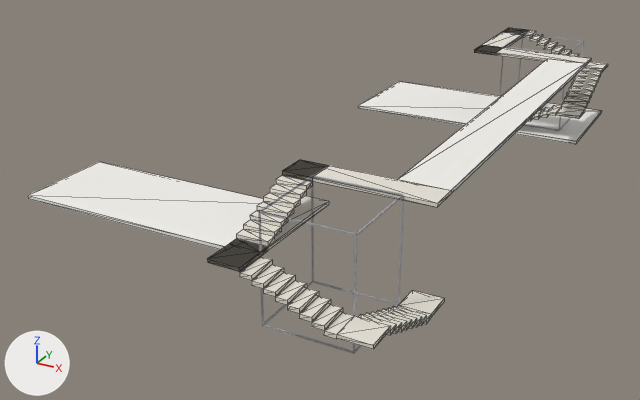
What one commit did to the glTF model examples/walkthrough/ideal/route_to_g29.glb.
The view is the same before and after, from a camera (50 mm lens) standing at (20.1, -44.2, 16.2) and looking at (1.4, -10.2, -0.8). The axes (+X, +Y, +Z) are drawn at lower left. The lights are the same throughout. The picture after the commit comes second. Mesh edges are drawn as thin lines on the coarser meshes. Vertices at exactly the same position are counted once.

Names of what the first picture shows: 'atrium', 'floor', 'stairs'.
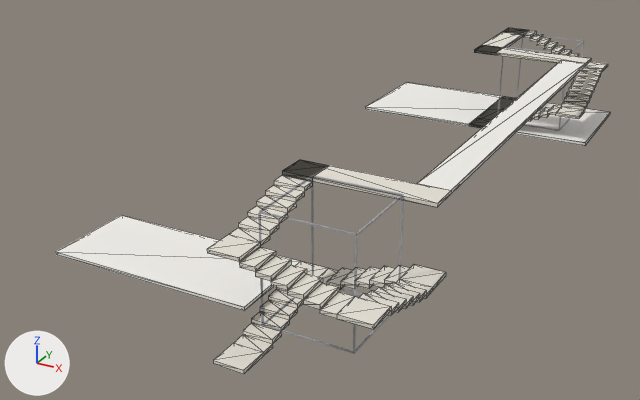
The newer file is also turned or shifted as a whole; pictures and numbers use the older file's frame.

Changed parts and their boxes [x1, y1, x2, y2] in the pictures (640 x 400 px; the box of a moved part takes in the faces that stretch with it):
'floor', reshaped (31% taller): before [28, 59, 602, 250]; after [56, 60, 610, 311]
'stairs', reshaped (8% taller): before [207, 28, 608, 349]; after [207, 28, 608, 374]
part 1 of me_floor, moved or reshaped: before [358, 81, 602, 144]; after [365, 82, 610, 146]
part 2 of me_floor, moved or reshaped: before [28, 162, 263, 250]; after [56, 215, 300, 311]
part 3 of me_floor, moved or reshaped: before [398, 59, 586, 190]; after [418, 60, 586, 190]
part 4 of me_stairs, added: after [359, 265, 446, 316]
part 5 of me_stairs, added: after [213, 288, 303, 374]
part 6 of me_stairs, added: after [327, 265, 410, 289]
part 7 of me_stairs, deleted: before [397, 290, 444, 324]
part 8 of me_stairs, reshaped: before [207, 32, 608, 349]; after [207, 32, 608, 329]

The change in detail:
me_floor is used by ob_floor; location (0.0, 0.0, 0.0).
Before the commit, vertices of me_floor: 9 (8.5, -17.5, 4.2) at pixel (397, 179), 11 (8.5, 1.5, 4.2) at pixel (547, 58), 12 (8.5, 1.5, 4.1), 14 (8.5, -17.5, 4.1).
me_floor had 24 vertices, 36 faces and spanned x -4.5..10.5, y -22.5..7.5, z -0.2..4.2.
me_floor now has 24 vertices, 36 faces and spans x -4.5..11.0, y -21.5..7.5, z -0.2..4.2.
me_floor part 1: the loose piece of 8 vertices spanning x -2.5..10.5, y 1.5..7.5, z -0.2..0.0 is moved by (0.5, 0.0, 0.0).
me_floor part 2: the loose piece of 8 vertices spanning x -4.5..4.5, y -22.5..-18.5, z 2.7..2.8 is moved by (0.0, 1.0, -2.8).
Part 3, on me_floor:
Vertices 9, 11, 12, 14 of me_floor move by (0.8, 0.0, 0.0).
me_stairs is used by ob_stairs; location (0.0, 0.0, 0.0).
me_stairs had 368 vertices, 732 faces and spanned x 4.5..10.5, y -23.5..7.5, z -0.2..4.2.
me_stairs now has 408 vertices, 816 faces and spans x 4.5..10.5, y -23.5..7.5, z -1.2..4.2.
me_stairs part 4: a new loose piece of 42 vertices spanning x 9.2..10.5, y -22.2..-17.5, z 0.9..1.9, in mat_stairs (white #e7e2d7).
me_stairs part 5: a new loose piece of 42 vertices spanning x 4.5..5.8, y -23.5..-18.8, z -1.2..-0.2, in mat_stairs (white #e7e2d7).
me_stairs part 6: a new loose piece of 32 vertices spanning x 6.3..9.2, y -18.8..-17.5, z 0.0..0.9, in mat_stairs (white #e7e2d7).
me_stairs part 7: the loose piece of 14 vertices spanning x 9.2..10.5, y -19.2..-17.5, z -0.2..0.0 is deleted.
Part 8, on me_stairs:
145 vertices are removed from x 4.5..10.5, y -23.5..7.5, z 0.0..4.1.
341 faces are deleted.
4 vertices in x 4.5..5.8, y -19.2, z 3.9..4.1 move by (0.0, -0.1, 0.0).
5 vertices move from x 4.5..5.8, y -22.2..-17.5, z 2.7..3.5 to x 4.5..6.3, y -23.5..-21.1, z 2.8..3.5.
53 vertices are added at x 4.5..10.5, y -23.5..7.5, z -0.2..4.1.
5 new vertices lie (0.0, -0.6, 0.0) away from vertices in x 4.5..5.8, y -21.1..-19.2, z 3.4..3.9.
5 new vertices lie (0.0, -1.3, 0.0) away from vertices in x 4.5..6.3, y -22.2, z 2.7..3.2.
20 new vertices lie (0.0, 1.3, 0.0) away from vertices in x 4.5..10.5, y -23.5..-18.8, z -0.2..2.7.
221 new faces join them.
